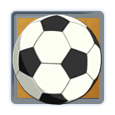
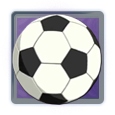
Layer changes from the first w=115, h=115 image to the second:
hid group "Lendario" (1st of 3) (5 layers) over (3, 1, 111, 112)
showed group "Epico" (1st of 3) (2 layers) over (3, 1, 111, 112)
